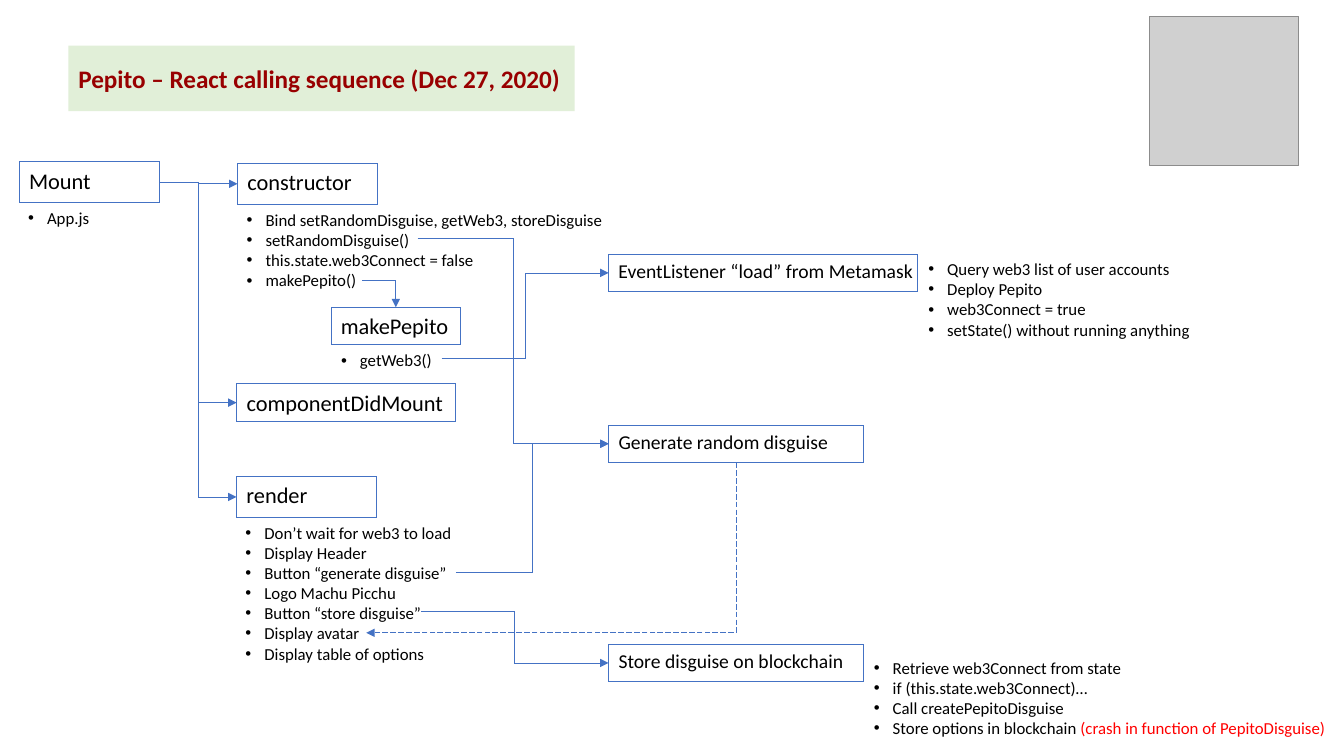
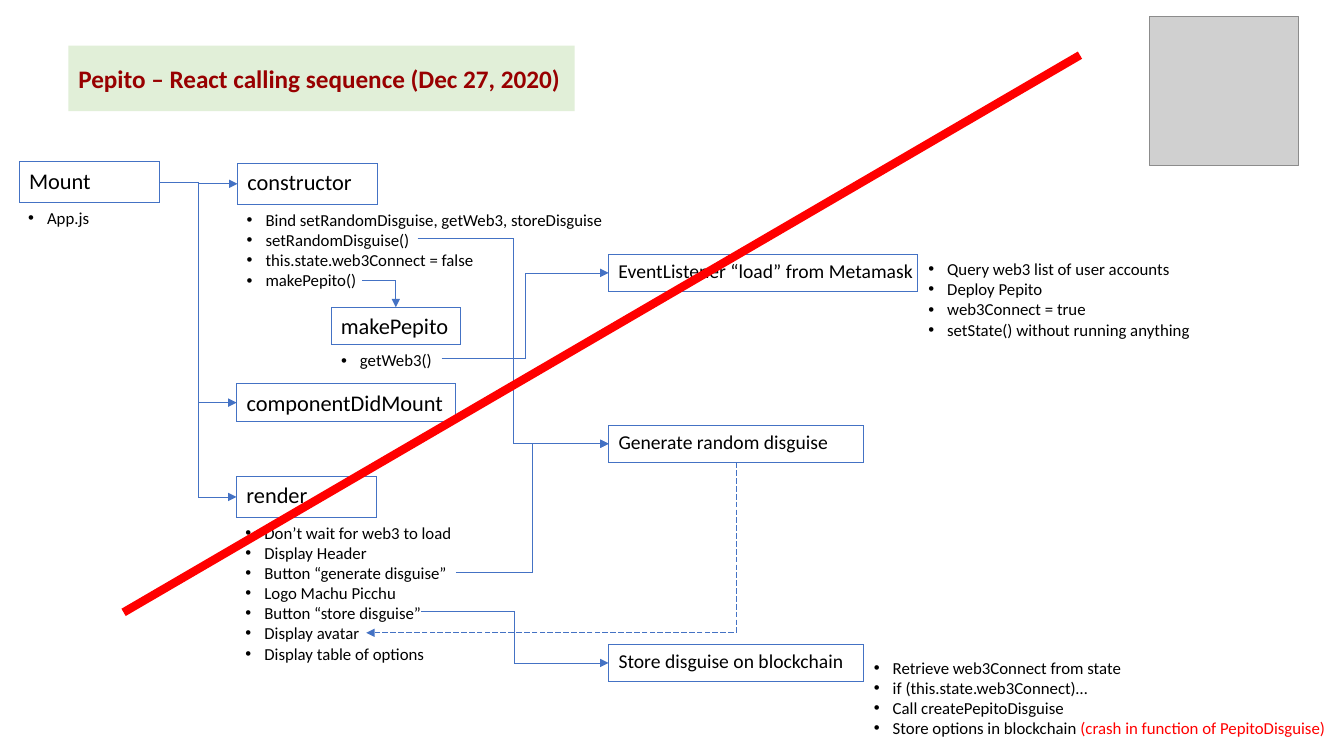
Before and after one commit to kvutien/Project-Machu-Picchu-2020, a slide deck: slide 10 of Pepito/Final Project Design.pptx (slide 6 before the commit). Drawn at 1344x756 pixels with LibreOffice and Linux fonts; fonts in the diff are those of the drawing; grey boxes stand for pictures. Boxes give left, top, right and bottom in pixels: in the first picture for what was removed or moved away, otherwise in the second. Text is boxed around its words. In the diff, an @@ line names an element or a change of style, - is before the commit and + after.

```diff
--- a/Pepito/Final Project Design.pptx
+++ b/Pepito/Final Project Design.pptx
@@ line added from (124, 613) to (1080, 55), #FF0000 6 pt @@
```
Also in this commit, not shown: 8 other slides changed, 3 other files.
